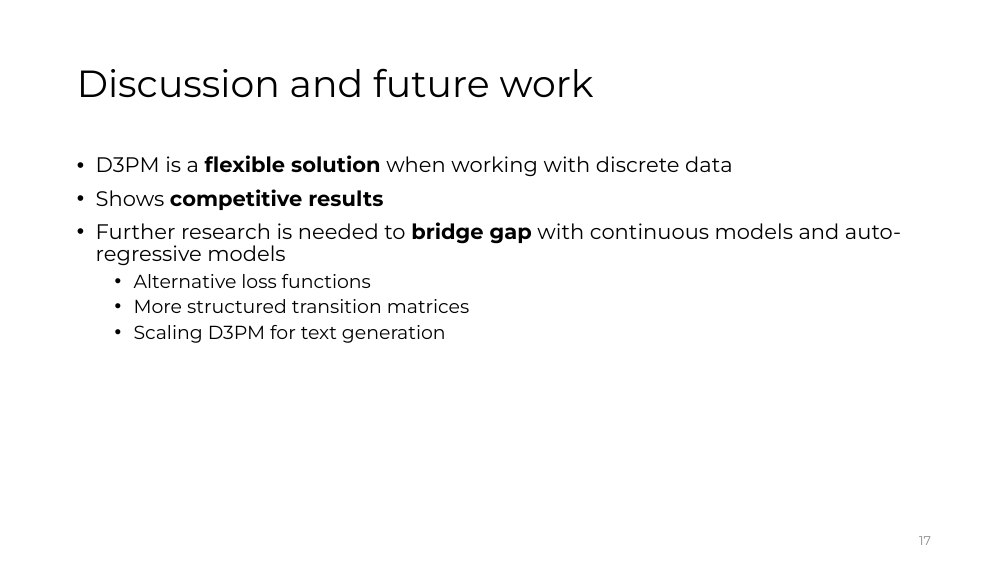
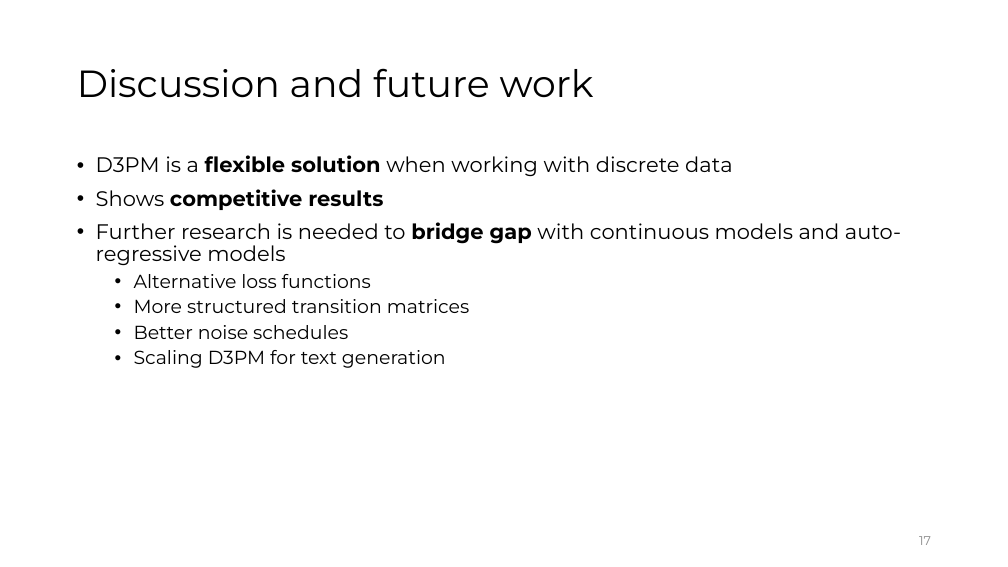
Before and after one commit to gadmiraal/Generative-AI-for-bio-molecule-design-notes, a slide deck: slide 17 of Master Thesis/student_session_2.pptx. Drawn at 1008x567 pixels with LibreOffice and Linux fonts; fonts in the diff are those of the drawing. Boxes give left, top, right and bottom in pixels: in the first picture for what was removed or moved away, otherwise in the second. Text is boxed around its words. In the diff, an @@ line names an element or a change of style, - is before the commit and + after.

```diff
--- a/Master Thesis/student_session_2.pptx
+++ b/Master Thesis/student_session_2.pptx
@@ text at (134, 325, 348, 339): paragraph added @@
+  • Better noise schedules
```
Also in this commit, not shown: 4 other slides changed, 4 other files.
